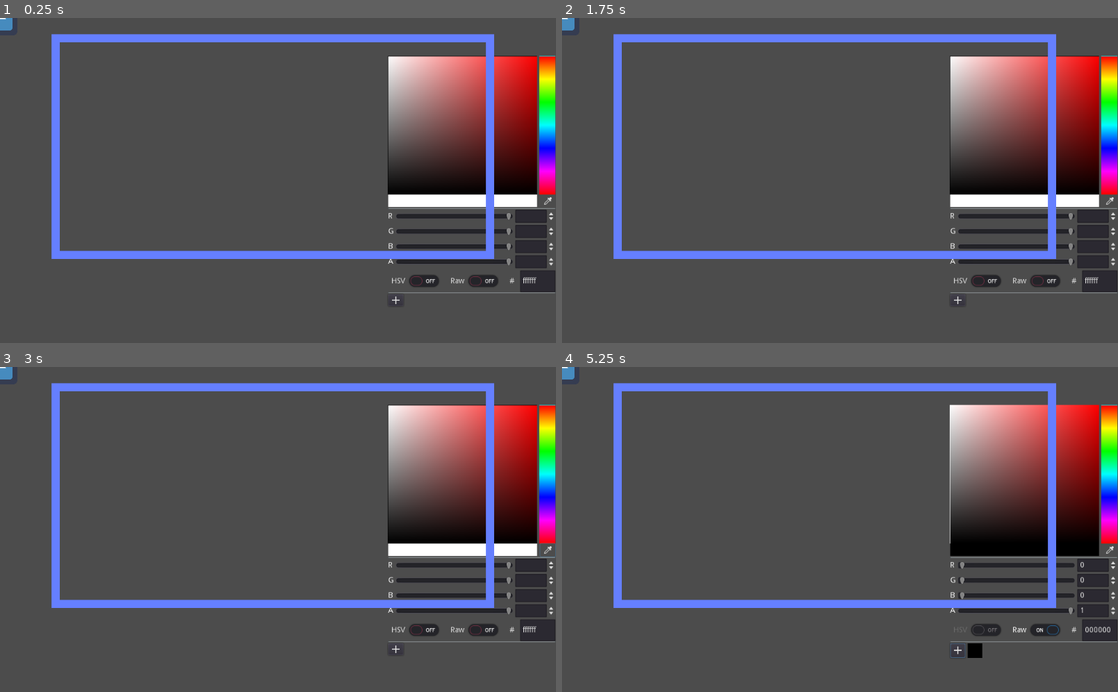
Above: before the commit, frames 1-4 (two rows, left to right).
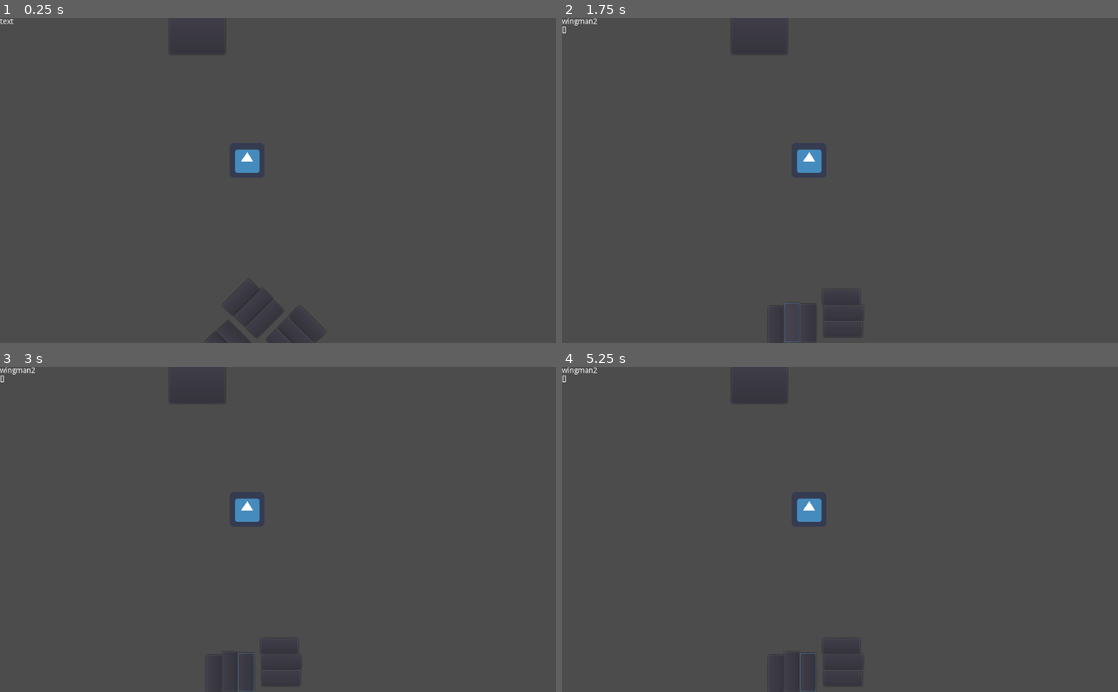
Above: after the commit, the same moments.

Repository: Soiiz/Jam-3-As-it-turns-out
Game: Godot game, scene res://Scenes/SampleCombatScene.tscn
Same seed, same stepped clock (60 frames per second), same inputs: the game is played once before the commit and once after it. Before the commit the project starts from res://Scenes/MannyTestScene.tscn. The engine's default icon, where the game draws it, is replaced by a stand-in: a white triangle on a blue panel in a dark square.
Inputs (mouse positions are in pixels of both pictures, inside the frame that each line leads up to):
- Up to frame 1 (0.25 s): no input
- Up to frame 2 (1.75 s): click (756, 34) at 0.52 s; click (806, 310) at 1.27 s
- Up to frame 3 (3 s): click (244, 672) at 2.02 s; click (550, 549) at 2.77 s
- Up to frame 4 (5.25 s): click (979, 630) at 3.5 s, where only the run before the commit has a clickable "HSV"; click (1040, 630) at 4.25 s, where only the run before the commit has a clickable "Raw"; click (956, 649) at 5.02 s

The runs differ from the first frame. In frame 1, 22% of the frame differs, in the area x 0-100%, y 0-100%; in frame 2, 22%; in frame 3, 22%; in frame 4, 22%.

Commit message:
basic menu added

Diff:
--- a/Prefabs/PlayerCharacter.tscn
+++ b/Prefabs/PlayerCharacter.tscn
@@ -14,3 +14,5 @@
 
 [node name="Sprite" type="Sprite" parent="."]
 texture = ExtResource( 1 )
+
+[node name="Tween" type="Tween" parent="."]
--- /dev/null
+++ b/Prefabs/Wingman.tscn
@@ -0,0 +1,8 @@
+[gd_scene load_steps=2 format=2]
+
+[ext_resource path="res://icon.png" type="Texture" id=1]
+
+[node name="Wingman" type="Node2D"]
+
+[node name="Sprite" type="Sprite" parent="."]
+texture = ExtResource( 1 )
--- /dev/null
+++ b/Scenes/SampleCombatScene.tscn
@@ -0,0 +1,178 @@
+[gd_scene load_steps=7 format=2]
+
+[ext_resource path="res://Scripts/SampleCombatScene.gd" type="Script" id=1]
+[ext_resource path="res://Prefabs/PlayerCharacter.tscn" type="PackedScene" id=2]
+[ext_resource path="res://misc resources/ResetTurn.tres" type="Animation" id=3]
+
+[sub_resource type="Animation" id=1]
+length = 0.001
+tracks/0/type = "value"
+tracks/0/path = NodePath("Options:rotation_degrees")
+tracks/0/interp = 1
+tracks/0/loop_wrap = true
+tracks/0/imported = false
+tracks/0/enabled = true
+tracks/0/keys = {
+"times": PoolRealArray( 0 ),
+"transitions": PoolRealArray( 1 ),
+"update": 0,
+"values": [ 90.0 ]
+}
+tracks/1/type = "method"
+tracks/1/path = NodePath("PlayerCharacter")
+tracks/1/interp = 1
+tracks/1/loop_wrap = true
+tracks/1/imported = false
+tracks/1/enabled = true
+tracks/1/keys = {
+"times": PoolRealArray(  ),
+"transitions": PoolRealArray(  ),
+"values": [  ]
+}
+
+[sub_resource type="Animation" id=2]
+resource_name = "Wingman1->2"
+tracks/0/type = "value"
+tracks/0/path = NodePath("Options:rotation_degrees")
+tracks/0/interp = 1
+tracks/0/loop_wrap = true
+tracks/0/imported = false
+tracks/0/enabled = true
+tracks/0/keys = {
+"times": PoolRealArray( 0, 1 ),
+"transitions": PoolRealArray( 1, 1 ),
+"update": 0,
+"values": [ 90.0, 0.0 ]
+}
+
+[sub_resource type="Animation" id=3]
+resource_name = "Wingman2->Player"
+tracks/0/type = "value"
+tracks/0/path = NodePath("Options:rotation_degrees")
+tracks/0/interp = 1
+tracks/0/loop_wrap = true
+tracks/0/imported = false
+tracks/0/enabled = true
+tracks/0/keys = {
+"times": PoolRealArray( 0, 1 ),
+"transitions": PoolRealArray( 1, 1 ),
+"update": 0,
+"values": [ 0.0, -90.0 ]
+}
+
+[node name="SampleScene" type="Node2D"]
+script = ExtResource( 1 )
+
+[node name="DebugText" type="RichTextLabel" parent="."]
+margin_right = 276.0
+margin_bottom = 77.0
+text = "text"
+
+[node name="Button" type="Button" parent="."]
+margin_left = 312.0
+margin_top = -6.0
+margin_right = 415.0
+margin_bottom = 67.0
+
+[node name="PlayerCharacter" parent="." instance=ExtResource( 2 )]
+position = Vector2( 455, 263 )
+
+[node name="AnimationPlayer" type="AnimationPlayer" parent="."]
+reset_on_save = false
+anims/RESET = SubResource( 1 )
+anims/SceneAnimations = ExtResource( 3 )
+anims/Wingman1->2 = SubResource( 2 )
+anims/Wingman2->Player = SubResource( 3 )
+
+[node name="Options" type="Node2D" parent="."]
+position = Vector2( 480, 601 )
+
+[node name="Wingman1Options" type="Node2D" parent="Options"]
+position = Vector2( -100, 0 )
+rotation = 4.71239
+
+[node name="Button" type="Button" parent="Options/Wingman1Options"]
+margin_right = 69.0
+margin_bottom = 28.0
+__meta__ = {
+"_edit_use_anchors_": true
+}
+
+[node name="Button2" type="Button" parent="Options/Wingman1Options"]
+margin_left = 2.0
+margin_top = 29.0
+margin_right = 75.0
+margin_bottom = 57.0
+__meta__ = {
+"_edit_use_anchors_": true
+}
+
+[node name="Button3" type="Button" parent="Options/Wingman1Options"]
+margin_left = 2.0
+margin_top = 58.0
+margin_right = 73.0
+margin_bottom = 88.0
+__meta__ = {
+"_edit_use_anchors_": true
+}
+
+[node name="Wingman2Options" type="Node2D" parent="Options"]
+position = Vector2( 0, -100 )
+
+[node name="Button" type="Button" parent="Options/Wingman2Options"]
+margin_right = 69.0
+margin_bottom = 28.0
+__meta__ = {
+"_edit_use_anchors_": true
+}
+
+[node name="Button2" type="Button" parent="Options/Wingman2Options"]
+margin_left = 2.0
+margin_top = 29.0
+margin_right = 75.0
+margin_bottom = 57.0
+__meta__ = {
+"_edit_use_anchors_": true
+}
+
+[node name="Button3" type="Button" parent="Options/Wingman2Options"]
+margin_left = 2.0
+margin_top = 58.0
+margin_right = 73.0
+margin_bottom = 88.0
+__meta__ = {
+"_edit_use_anchors_": true
+}
+
+[node name="PlayerOptions" type="Node2D" parent="Options"]
+position = Vector2( 100, 0 )
+rotation = 1.5708
+
+[node name="Button" type="Button" parent="Options/PlayerOptions"]
+margin_left = 0.526672
+margin_top = -1.04321
+margin_right = 69.5267
+margin_bottom = 26.9568
+__meta__ = {
+"_edit_use_anchors_": true
+}
+
+[node name="Button2" type="Button" parent="Options/PlayerOptions"]
+margin_left = 2.0
+margin_top = 29.0
+margin_right = 75.0
+margin_bottom = 57.0
+__meta__ = {
+"_edit_use_anchors_": true
+}
+
+[node name="Button3" type="Button" parent="Options/PlayerOptions"]
+margin_left = 2.0
+margin_top = 58.0
+margin_right = 73.0
+margin_bottom = 88.0
+__meta__ = {
+"_edit_use_anchors_": true
+}
+
+[connection signal="pressed" from="Button" to="." method="_on_Button_pressed"]
--- a/Scripts/CharacterScript.gd
+++ b/Scripts/CharacterScript.gd
@@ -7,6 +7,7 @@
 # https://www.youtube.com/watch?v=BeSJgUTLmk0&ab_channel=HeartBeast reference for making script
 var moveBy : Vector2 = Vector2(0,0);
 var inputAllowed := true setget setInputAllowed, getInputAllowed;
+onready var myTween : Tween = get_node("Tween");
 export var maxSpeed := 100;
 export var acceleration := 20;
 
@@ -15,7 +16,11 @@
 func _ready() -> void:
 	pass # Replace with function body.
 
+func tweenTo(_position : Vector2, time : float) -> void:
 
+	myTween.interpolate_property(self, "position",self.position, _position, time,Tween.TRANS_LINEAR,Tween.EASE_IN);
+	myTween.start();
+	pass
 # Called every frame. 'delta' is the elapsed time since the previous frame.
 func _physics_process(delta: float) -> void:
 	if (!inputAllowed):
@@ -31,8 +36,9 @@
 	var to_return : Vector2 = Vector2.ZERO;
 	to_return.x =  int(Input.is_action_pressed("ui_right")) - int(Input.is_action_pressed("ui_left"));
 	to_return.y =  int(Input.is_action_pressed("ui_down")) - int(Input.is_action_pressed("ui_up"));
-	to_return.normalized();
+	to_return = to_return.normalized();
 	return to_return;
+
 
 
 func apply_friction(amount) -> void:
--- /dev/null
+++ b/Scripts/SampleCombatScene.gd
@@ -0,0 +1,37 @@
+extends Node2D
+
+onready var myTextLabel : RichTextLabel = get_node("DebugText")
+onready var myButton : Button = get_node("Button")
+onready var myAnimator : AnimationPlayer = get_node("AnimationPlayer")
+onready var myPlayerCharacter : ControllableCharacter = get_node("PlayerCharacter")
+
+var currentState = "wingman1" #wingman1 -> wingman2 -> player -> exeuctingQueue -> enemyAction -> ... repeat
+var actionQueue = []
+
+func _ready() -> void:
+	myAnimator.play("SceneAnimations");
+
+func next_phase() -> void:
+	match currentState:
+		"wingman1":
+			currentState = "wingman2"
+			myAnimator.play("Wingman1->2");
+		"wingman2":
+			currentState = "player"
+			myAnimator.play("Wingman2->Player");
+		"player":
+			currentState = "exeuctingQueue"
+		"exeuctingQueue":
+			currentState = "enemyAction"
+		"enemyAction":
+			currentState = "wingman1"
+			myAnimator.play("SceneAnimations");
+			myPlayerCharacter.tweenTo(Vector2(10,10),1);
+
+
+	myTextLabel.text = String(currentState) + "\n" + String(actionQueue);
+
+
+func _on_Button_pressed() -> void:
+	next_phase()
+	pass # Replace with function body.
--- /dev/null
+++ b/misc resources/ResetTurn.tres
@@ -0,0 +1,26 @@
+[gd_resource type="Animation" format=2]
+
+[resource]
+tracks/0/type = "value"
+tracks/0/path = NodePath("Options:rotation_degrees")
+tracks/0/interp = 1
+tracks/0/loop_wrap = true
+tracks/0/imported = false
+tracks/0/enabled = true
+tracks/0/keys = {
+"times": PoolRealArray( 0, 1 ),
+"transitions": PoolRealArray( 1, 0.482968 ),
+"update": 0,
+"values": [ -90.0, 90.0 ]
+}
+tracks/1/type = "method"
+tracks/1/path = NodePath("PlayerCharacter")
+tracks/1/interp = 1
+tracks/1/loop_wrap = true
+tracks/1/imported = false
+tracks/1/enabled = true
+tracks/1/keys = {
+"times": PoolRealArray(  ),
+"transitions": PoolRealArray(  ),
+"values": [  ]
+}
--- a/project.godot
+++ b/project.godot
@@ -21,7 +21,7 @@
 [application]
 
 config/name="Jam- 3- As-it-turns-out"
-run/main_scene="res://Scenes/MannyTestScene.tscn"
+run/main_scene="res://Scenes/SampleCombatScene.tscn"
 config/icon="res://icon.png"
 
 [autoload]
